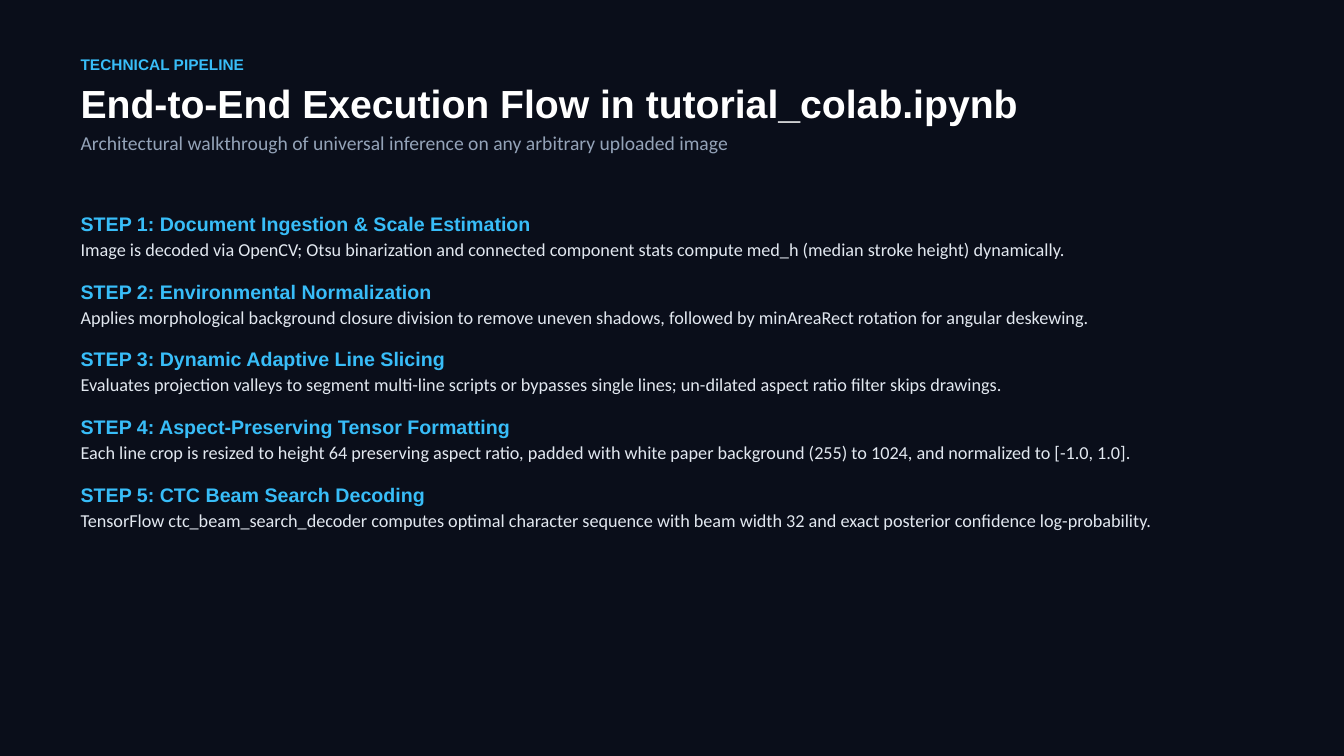
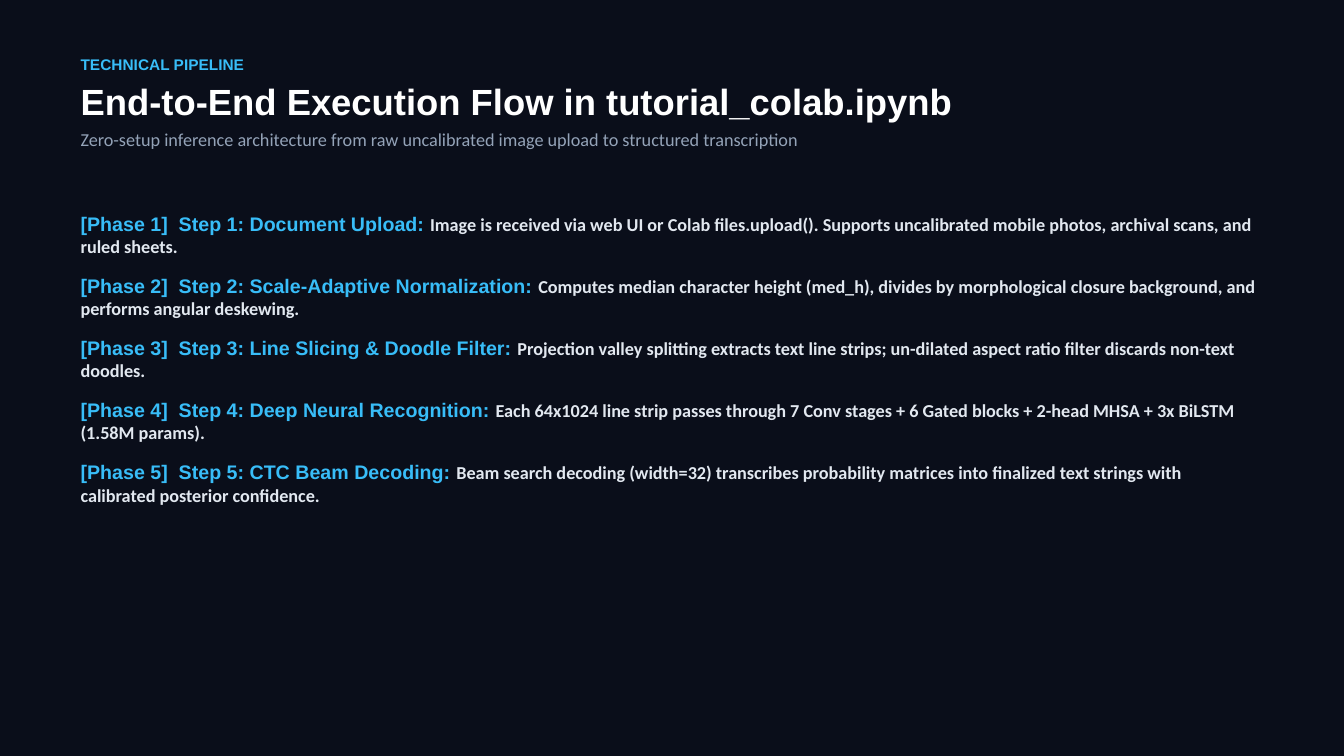
Before and after one commit to Balaji268268/HandwrittenTextRecognition, a slide deck: slide 9 of Handwritten_Text_Recognition_MNC_Keynote.pptx. Drawn at 1344x756 pixels with LibreOffice and Linux fonts; fonts in the diff are those of the drawing. Boxes give left, top, right and bottom in pixels: in the first picture for what was removed or moved away, otherwise in the second. Text is boxed around its words. In the diff, an @@ line names an element or a change of style, - is before the commit and + after.

Commit message:
Synchronize architecture (7 Conv2D, 6 Gated-CNN, 2-head MHSA, 1.58M params), accurate dataset splits, Cell 39 IAM provenance, and updated keynote across all deliverables

```diff
--- a/Handwritten_Text_Recognition_MNC_Keynote.pptx
+++ b/Handwritten_Text_Recognition_MNC_Keynote.pptx
@@ text at (x1=81, y1=88, x2=952, y2=123): size 28 to 26 pt in "End-to-End Execution Flow in tutorial_colab.ipynb"; more space between paragraphs @@
@@ text at (x1=81, y1=133, x2=797, y2=149): text changed; size 14 to 13 pt @@
-Architectural walkthrough of universal inference on any arbitrary uploaded image
+Zero-setup inference architecture from raw uncalibrated image upload to structured transcription
@@ text at (x1=81, y1=216, x2=1256, y2=505): text changed; bold on @@
-STEP 1: Document Ingestion & Scale Estimation
-Image is decoded via OpenCV; Otsu binarization and connected component stats compute med_h (median stroke height) dynamically.
-STEP 2: Environmental Normalization
-Applies morphological background closure division to remove uneven shadows, followed by minAreaRect rotation for angular deskewing.
-STEP 3: Dynamic Adaptive Line Slicing
-Evaluates projection valleys to segment multi-line scripts or bypasses single lines; un-dilated aspect ratio filter skips drawings.
-STEP 4: Aspect-Preserving Tensor Formatting
-Each line crop is resized to height 64 preserving aspect ratio, padded with white paper background (255) to 1024, and normalized to [-1.0, 1.0].
-STEP 5: CTC Beam Search Decoding
-TensorFlow ctc_beam_search_decoder computes optimal character sequence with beam width 32 and exact posterior confidence log-probability.
+[Phase 1] Step 1: Document Upload: Image is received via web UI or Colab files.upload(). Supports uncalibrated mobile photos, archival scans, and ruled sheets.
+[Phase 2] Step 2: Scale-Adaptive Normalization: Computes median character height (med_h), divides by morphological closure background, and performs angular deskewing.
+[Phase 3] Step 3: Line Slicing & Doodle Filter: Projection valley splitting extracts text line strips; un-dilated aspect ratio filter discards non-text doodles.
+[Phase 4] Step 4: Deep Neural Recognition: Each 64x1024 line strip passes through 7 Conv stages + 6 Gated blocks + 2-head MHSA + 3x BiLSTM (1.58M params).
+[Phase 5] Step 5: CTC Beam Decoding: Beam search decoding (width=32) transcribes probability matrices into finalized text strings with calibrated posterior confidence.
```
Also in this commit, not shown: 7 other slides changed, 6 slides added, 6 slides removed, 6 other files.
